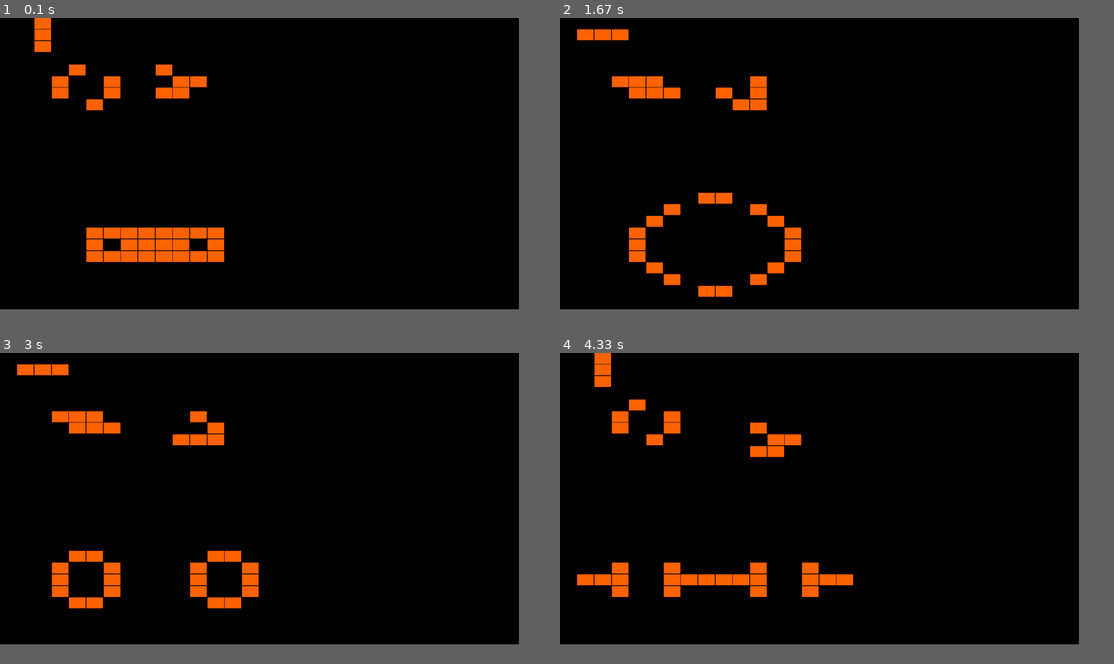
Above: before the commit, frames 1-4 (two rows, left to right).
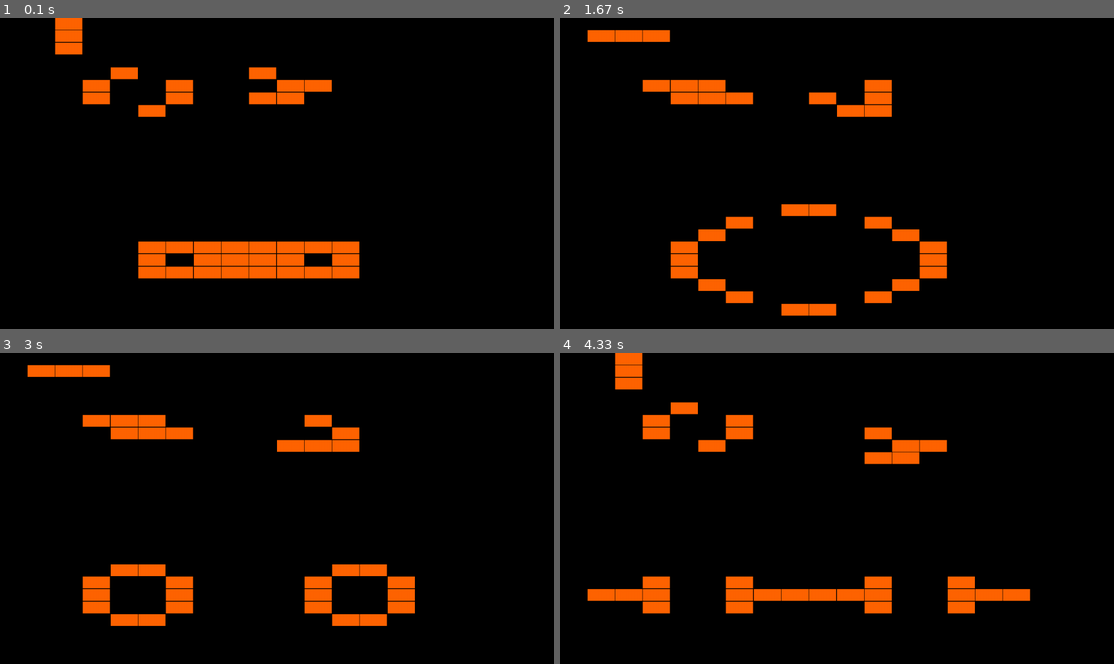
Above: after the commit, the same moments.

Repository: grzes71/PyGameOfLife
Game: pygame game, started from src/lifegame/lifegame.py
Same seed, same stepped clock (60 frames per second), same inputs: the game is played once before the commit and once after it.
Inputs:
- Up to frame 1 (0.1 s): no input
- Up to frame 2 (1.67 s): no input
- Up to frame 3 (3 s): no input
- Up to frame 4 (4.33 s): no input
In our replay, the window is 843x474 before the commit and 900x506 after it. These sizes can differ from the game's own. Grey fills any space a smaller window leaves; there, only what the larger window draws over its background counts as a difference.

The runs differ from the first frame. In frame 1, 9.1% of the frame differs, in the area x 6-65%, y 0-84%; in frame 2, 8.5%; in frame 3, 8.9%; in frame 4, 9.4%, in the area x 3-85%, y 0-84%.

Commit message:
refactoring

Diff:
--- a/src/lifegame/lifegame.py
+++ b/src/lifegame/lifegame.py
@@ -1,9 +1,8 @@
 import pygame
-from pygame.locals import *
 
 CLOCK_TICK = 50
 TIME_WAIT = 500
-SIZE = (30, 25)
+SIZE = (20, 25)
 
 BOARD = {
     1: {1, 2, 3},
@@ -59,7 +58,7 @@
             row_idx, col_idx = cell
             no_neighbours = self.get_no_neighbours(all_cells, row_idx, col_idx)
             is_onboard = self.is_onboard(row_idx, col_idx)
-            if __debug__:
+            if False:
                 print("Cell: %d,%d neighbours: %s exists: %s" % (row_idx, col_idx, no_neighbours, is_onboard))
             if is_onboard:  # life cell
                 if 2 <= no_neighbours <= 3:
@@ -76,16 +75,14 @@
     PATT_COLOR = (255, 100, 0)
     BACK_COLOR = (0, 0, 0)
 
-    def __init__(self):
-        vi = pygame.display.Info()
-        width, height = vi.current_w, vi.current_h
+    def __init__(self, game_board, width, height):
         self.video_size = (width, height)
-        self.screen = pygame.display.set_mode(self.video_size, FULLSCREEN)
+        self.screen = pygame.display.set_mode(self.video_size, pygame.FULLSCREEN)
         self.clock = pygame.time.Clock()
         self.patterns_horizontal, self.patterns_vertical = SIZE
         self.pattern_width = width / self.patterns_horizontal
         self.pattern_height = height / self.patterns_vertical
-        self.game_board = GameBoard(BOARD)
+        self.game_board = game_board
 
     def get_cell(self, y, x):
         return self.game_board.is_onboard(y, x)
@@ -95,8 +92,11 @@
         screen = self.screen
         for x in range(0, self.patterns_horizontal):
             for y in range(0, self.patterns_vertical):
-                color = Game.PATT_COLOR if self.get_cell(y, x) else Game.BACK_COLOR
+                is_cell = self.get_cell(y, x)
+                color = Game.PATT_COLOR if is_cell else Game.BACK_COLOR
                 pygame.draw.rect(screen, color, pygame.Rect(x * pw, y * ph, pw - 1, ph - 1))
+                if is_cell:
+                    print(x * pw, y * ph, pw - 1, ph - 1, color)
 
     def logic(self):
         self.game_board.process()
@@ -130,7 +130,9 @@
 
 def main():
     pygame.init()
-    Game().loop()
+    game_board = GameBoard(BOARD)
+    game = Game(game_board, 1366, 768)
+    game.loop()
     pygame.display.quit()
     pygame.quit()
 
